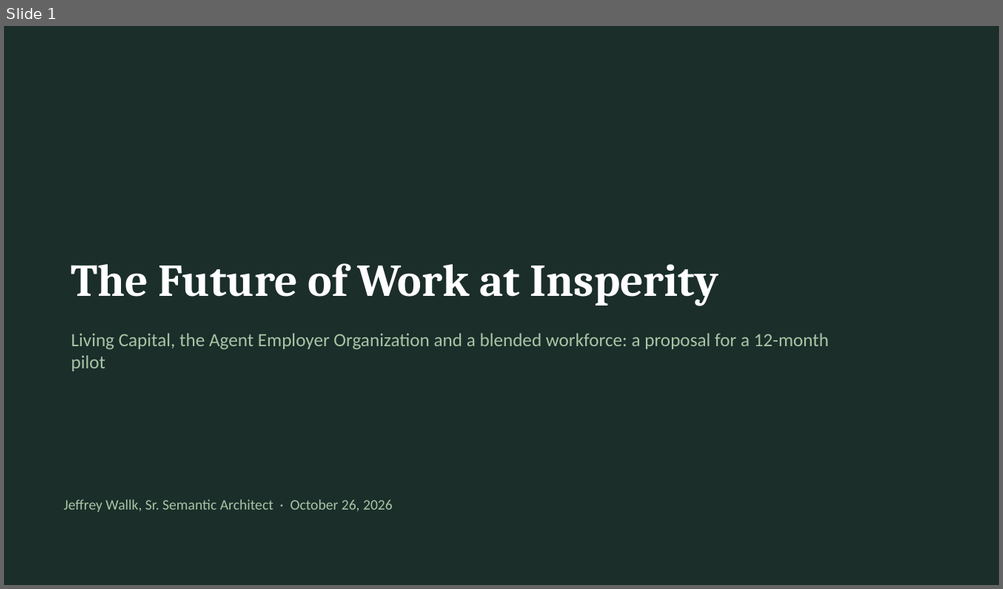
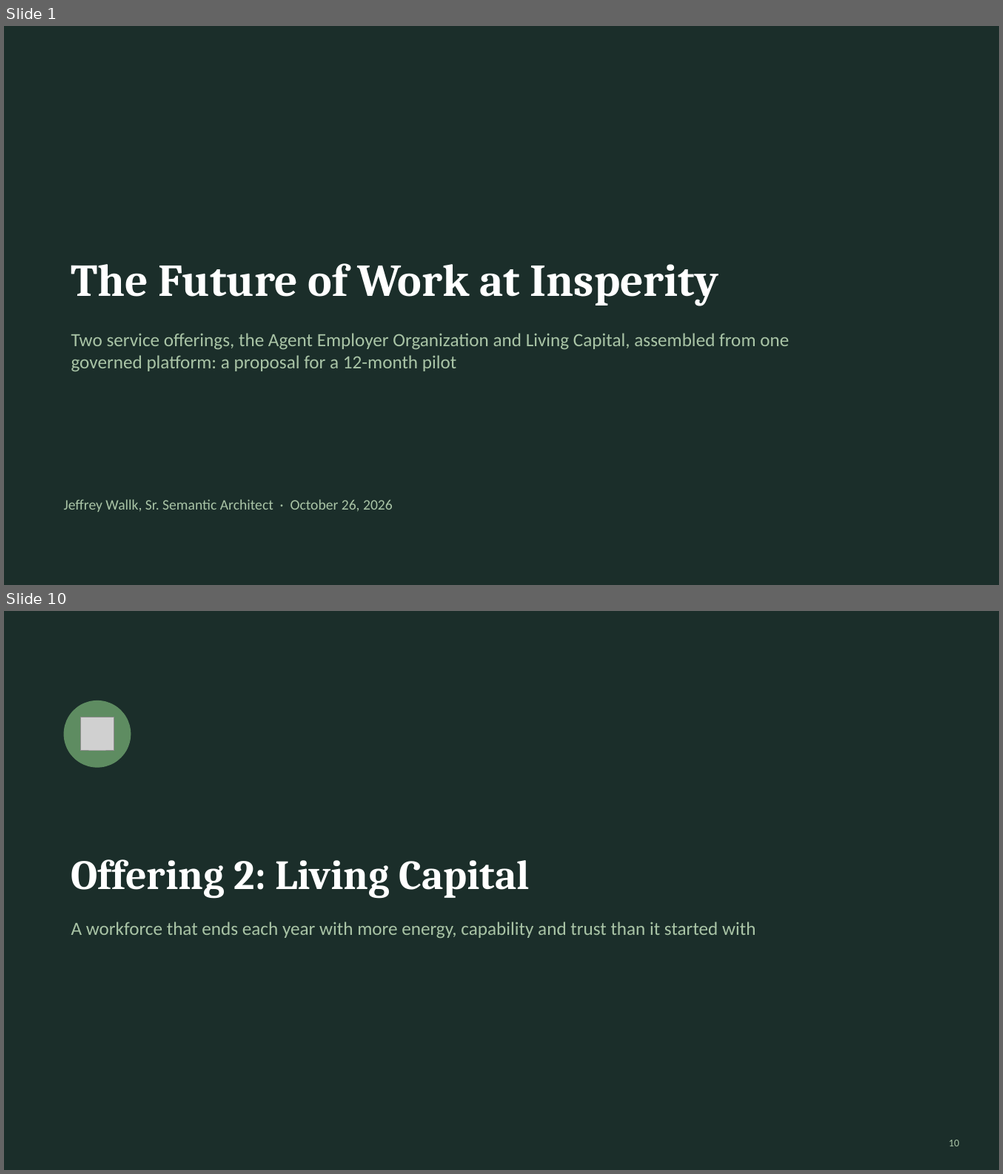
Before and after one commit to jeffw5/PLM-Dashboard, a slide deck: HR Services Provider/The Future of Work/Future-of-Work-Proposal.pptx. Shown one above the other, each under a label of ours: slide 1 before the commit, slides 1 and 10 after it; the slides between them are not shown. The pictures are 1003x589 and 1003x1174 pixels, drawn with LibreOffice and Linux fonts; fonts in the diff are those of the drawing; grey boxes stand for pictures. Boxes give left, top, right and bottom in pixels: in the first picture for what was removed or moved away, otherwise in the second. Text is boxed around its words. In the diff, an @@ line names an element or a change of style, - is before the commit and + after.

Commit message:
updated future work proposal

```diff
--- a/HR Services Provider/The Future of Work/Future-of-Work-Proposal.pptx
+++ b/HR Services Provider/The Future of Work/Future-of-Work-Proposal.pptx
@@ slide 10 added at box(4, 611, 999, 1170), background #1B2E2A @@
@@ ellipse added at box(64, 701, 131, 768), fill #5E8C61 @@
@@ picture added at box(80, 718, 114, 752) @@
@@ title added at box(71, 860, 529, 899), 40 pt, text #FFFFFF, bold @@
+Offering 2: Living Capital
@@ text added at box(71, 922, 755, 939), 18 pt, text #A9C4A6 @@
+A workforce that ends each year with more energy, capability and trust than it started with
@@ page number added at box(948, 1140, 959, 1147), 10 pt, text #A9C4A6 @@
+10
@@ slide 1 changed as well @@
@@ text at box(71, 333, 788, 372): text changed @@
-Living Capital, the Agent Employer Organization and a blended workforce: a proposal for a 12-month pilot
+Two service offerings, the Agent Employer Organization and Living Capital, assembled from one governed platform: a proposal for a 12-month pilot
```
Also in this commit, not shown: 10 other slides changed, 26 other slides added, 6 slides removed.
